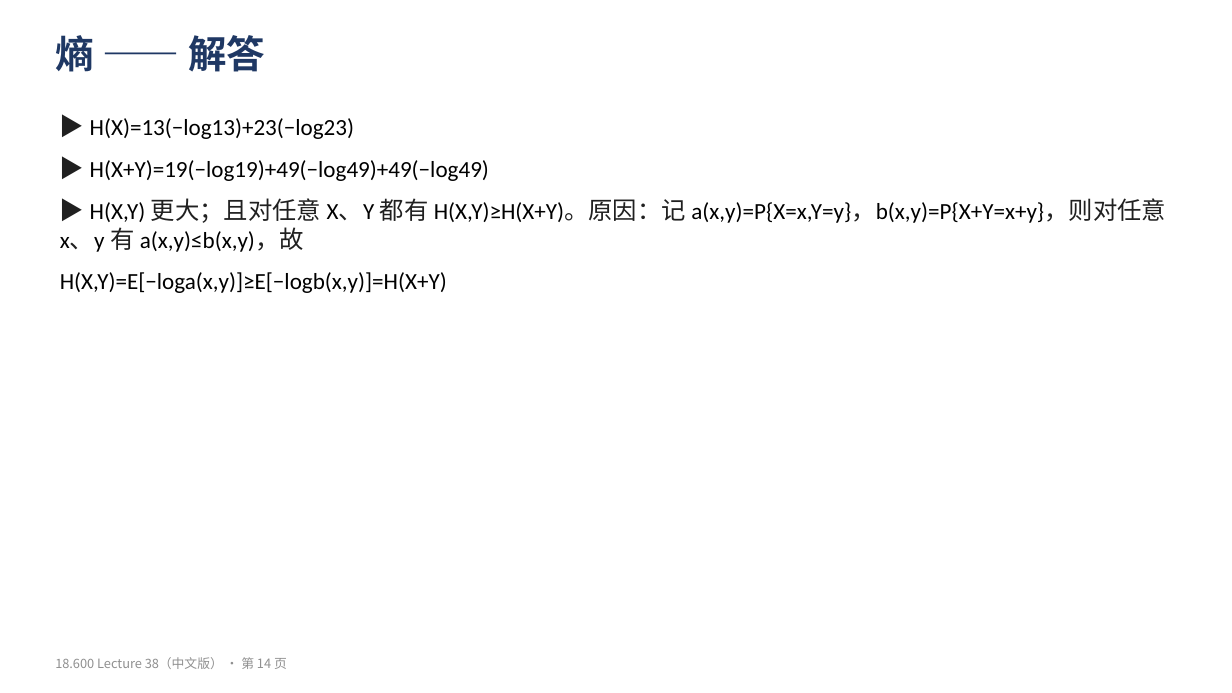
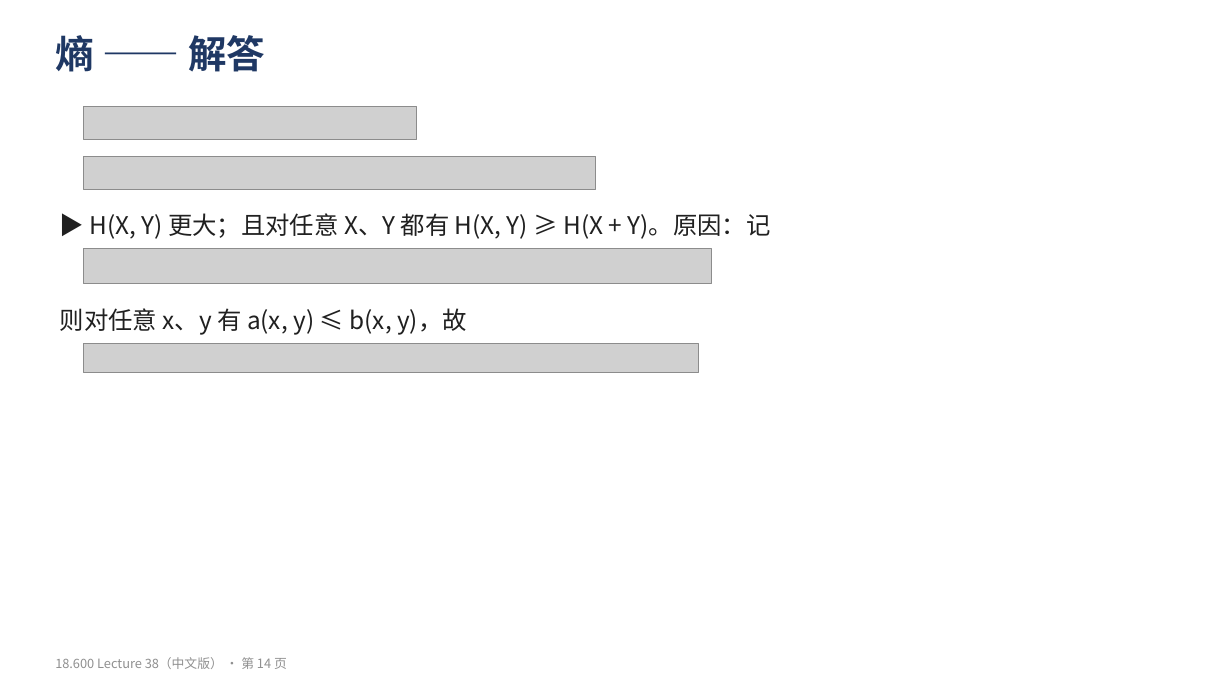
Before and after one commit to yuyangblue/note, a slide deck: slide 14 of 概率论与数理统计/原始材料/MIT18.600/中文版/Lecture38_复习练习_中文.pptx. Drawn at 1232x693 pixels with LibreOffice and Linux fonts; fonts in the diff are those of the drawing; grey boxes stand for pictures. Boxes give left, top, right and bottom in pixels: in the first picture for what was removed or moved away, otherwise in the second. Text is boxed around its words. In the diff, an @@ line names an element or a change of style, - is before the commit and + after.

```diff
--- a/概率论与数理统计/原始材料/MIT18.600/中文版/Lecture38_复习练习_中文.pptx
+++ b/概率论与数理统计/原始材料/MIT18.600/中文版/Lecture38_复习练习_中文.pptx
@@ text removed at [60, 118, 1166, 293] @@
-▶ H(X)=13(−log13)+23(−log23)
-▶ H(X+Y)=19(−log19)+49(−log49)+49(−log49)
-▶ H(X,Y) 更大；且对任意 X、Y 都有 H(X,Y)≥H(X+Y)。原因：记 a(x,y)=P{X=x,Y=y}，b(x,y)=P{X+Y=x+y}，则对任意 x、y 有 a(x,y)≤b(x,y)，故
-H(X,Y)=E[−loga(x,y)]≥E[−logb(x,y)]=H(X+Y)
@@ picture added at [83, 106, 417, 140] @@
@@ picture added at [83, 156, 596, 189] @@
@@ text added at [90, 213, 771, 239], 19 pt, text #202020 @@
+▶ H(X, Y) 更大；且对任意 X、Y 都有 H(X, Y) ≥ H(X + Y)。原因：记
@@ picture added at [83, 249, 712, 284] @@
@@ text added at [60, 308, 467, 335], 19 pt, text #202020 @@
+则对任意 x、y 有 a(x, y) ≤ b(x, y)，故
@@ picture added at [83, 343, 699, 372] @@
```
Also in this commit, not shown: 13 other slides changed, 3 other files.
